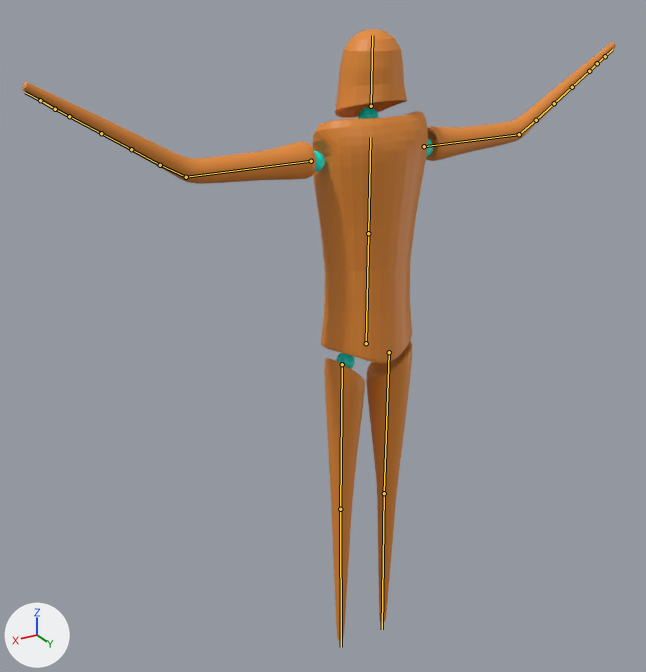
Renders of the Blender file demo_game/Character.blend from each side of a commit.
Before and after are seen from a camera (50 mm lens) standing at (5.54, 8.23, 8.71) and looking at (0.13, -0.81, 4.2). Every picture has the same lights, and +X, +Y and +Z are marked at lower left. The bones that bend it are drawn over the model as lines.

Names of what the first picture shows: 'Corpo_mesh'.
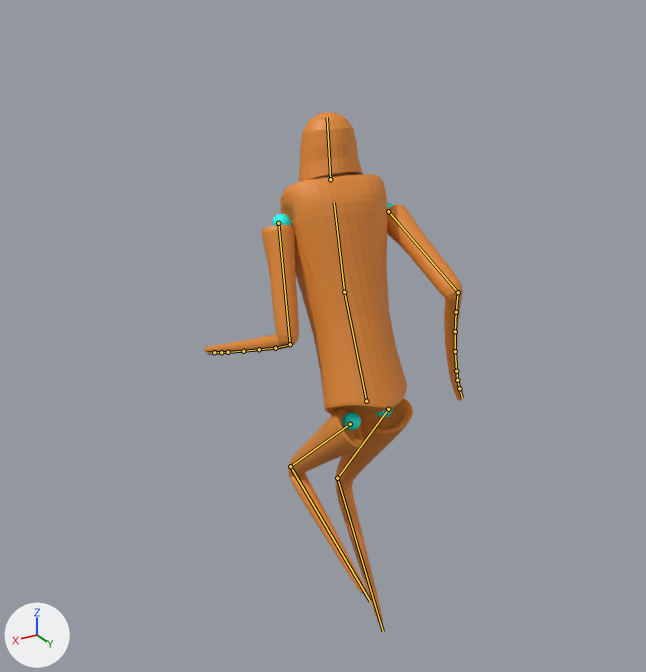
The newer file adds an action. The first version stands in its rest pose; the second is drawn at frame 7 of the action 'Run_animation'.

ob_controlla_palle_down is not drawn itself; it is the parent of ob_sferagamba_l, ob_sferagamba_r.
ob_controlla_palle_up is not drawn itself; it is the parent of ob_sferacollo, ob_sferaascella_l, ob_sferaascella_r.

The change in detail:
Bone 'Pancia' (bone_pancia) moves from (0.0, 0.0, 0.0) to (0.0, -0.77, -0.03).
Bone 'Pancia' (bone_pancia) turns from (0, 0, 0) to (21, 12, 3) degrees about its own x, y and z.
Bone 'Petto' (bone_petto) turns from (0, 0, 0) to (-3, -16, 4) degrees about its own x, y and z.
Bone 'Capa' (bone_capa) moves from (0.0, 0.0, 0.0) to (0.0, -0.06, 0.02).
Bone 'Capa' (bone_capa) turns from (0, 0, 0) to (-10, 3, -1) degrees about its own x, y and z.
Bone 'Avambraccio.R.001' (bone_avambraccio_r_001) turns from (0, 0, 0) to (-3, -1, -1) degrees about its own x, y and z.
Bone 'Avambraccio.R.002' (bone_avambraccio_r_002) turns from (0, 0, 0) to (-3, -1, -1) degrees about its own x, y and z.
Bone 'Avambraccio.R.003' (bone_avambraccio_r_003) turns from (0, 0, 0) to (-3, -1, -1) degrees about its own x, y and z.
Bone 'Mano.R' (bone_mano_r) turns from (0, 0, 0) to (-4, -1, -1) degrees about its own x, y and z.
Bone 'Mano.R.001' (bone_mano_r_001) turns from (0, 0, 0) to (-4, -1, -1) degrees about its own x, y and z.
Bone 'Mano_tip.R.001' (bone_mano_tip_r_001) turns from (0, 0, 0) to (-4, -1, -1) degrees about its own x, y and z.
Bone 'Avambraccio.L.001' (bone_avambraccio_l_001) turns from (0, 0, 0) to (1, 2, 1) degrees about its own x, y and z.
Bone 'Avambraccio.L.002' (bone_avambraccio_l_002) turns from (0, 0, 0) to (1, 1, 1) degrees about its own x, y and z.
Bone 'Avambraccio.L.003' (bone_avambraccio_l_003) turns from (0, 0, 0) to (1, 1, 1) degrees about its own x, y and z.
Bone 'Mano.L' (bone_mano_l) turns from (0, 0, 0) to (0, 1, 1) degrees about its own x, y and z.
Bone 'Mano.L.001' (bone_mano_l_001) turns from (0, 0, 0) to (0, 1, 1) degrees about its own x, y and z.
Bone 'Mano_tip.L.001' (bone_mano_tip_l_001) turns from (0, 0, 0) to (0, 1, 2) degrees about its own x, y and z.
Bone 'Mano_IK.R' (bone_mano_ik_r) moves from (0.0, 0.0, 0.0) to (0.46, -1.07, 2.3).
Bone 'Mano_IK.R' (bone_mano_ik_r) turns from (0, 0, 0) to (24, 17, 145) degrees about its own x, y and z.
Bone 'Gomito_pole.R' (bone_gomito_pole_r) moves from (0.0, 0.0, 0.0) to (0.81, 0.38, -1.14).
Bone 'Piede_IK.R' (bone_piede_ik_r) moves from (0.0, 0.0, 0.0) to (0.0, -0.03, -0.02).
Bone 'Piede_IK.R' (bone_piede_ik_r) turns from (0, 0, 0) to (-10, 0, 0) degrees about its own x, y and z.
Bone 'Mano_IK.L' (bone_mano_ik_l) moves from (0.0, 0.0, 0.0) to (0.47, -1.4, 2.49).
Bone 'Mano_IK.L' (bone_mano_ik_l) turns from (0, 0, 0) to (24, -17, -145) degrees about its own x, y and z.
Bone 'Gomito_pole.L' (bone_gomito_pole_l) moves from (0.0, 0.0, 0.0) to (-0.81, 0.38, -1.14).
Bone 'Piede_IK.L' (bone_piede_ik_l) moves from (0.0, 0.0, 0.0) to (0.0, -0.68, 1.28).
Bone 'Piede_IK.L' (bone_piede_ik_l) turns from (0, 0, 0) to (-64, 0, 0) degrees about its own x, y and z.

Location of each change, [x1, y1, x2, y2] in pixels of the pictures (646 x 672 px):
'Corpo_mesh', posed (56% narrower, 17% shorter)
    before: [22, 29, 616, 640]
    after: [204, 112, 463, 622]
'SferaAscella.L', posed
    before: [314, 151, 325, 172]
    after: [272, 214, 291, 226]
'SferaCollo', posed (not visible afterwards)
    before: [358, 107, 379, 119]
'SferaAscella.R', posed
    before: [426, 139, 433, 157]
    after: [387, 203, 393, 209]
bone 'Pancia', root to tip
    before: (366, 343) to (368, 233)
    after: (366, 401) to (344, 292)
bone 'Petto', root to tip
    before: (368, 233) to (370, 137)
    after: (344, 292) to (334, 202)
bone 'Capa', root to tip
    before: (371, 106) to (372, 35)
    after: (330, 179) to (327, 117)
bone 'Avambraccio.R.001', root to tip
    before: (536, 120) to (554, 103)
    after: (456, 312) to (455, 331)
bone 'Avambraccio.R.002', root to tip
    before: (554, 103) to (572, 87)
    after: (455, 331) to (455, 351)
bone 'Avambraccio.R.003', root to tip
    before: (572, 87) to (589, 71)
    after: (455, 351) to (456, 371)
bone 'Mano.R', root to tip
    before: (589, 71) to (597, 63)
    after: (456, 371) to (457, 380)
bone 'Mano.R.001', root to tip
    before: (597, 63) to (605, 56)
    after: (457, 380) to (459, 388)
bone 'Mano_tip.R.001', root to tip
    before: (605, 56) to (612, 49)
    after: (459, 388) to (462, 397)
bone 'Avambraccio.L.001', root to tip
    before: (160, 165) to (131, 149)
    after: (275, 348) to (259, 349)
bone 'Avambraccio.L.002', root to tip
    before: (131, 149) to (101, 133)
    after: (259, 349) to (243, 351)
bone 'Avambraccio.L.003', root to tip
    before: (101, 133) to (69, 116)
    after: (243, 351) to (228, 352)
bone 'Mano.L', root to tip
    before: (69, 116) to (55, 109)
    after: (228, 352) to (221, 352)
bone 'Mano.L.001', root to tip
    before: (55, 109) to (40, 100)
    after: (221, 352) to (214, 352)
bone 'Mano_tip.L.001', root to tip
    before: (40, 100) to (25, 92)
    after: (214, 352) to (207, 353)
